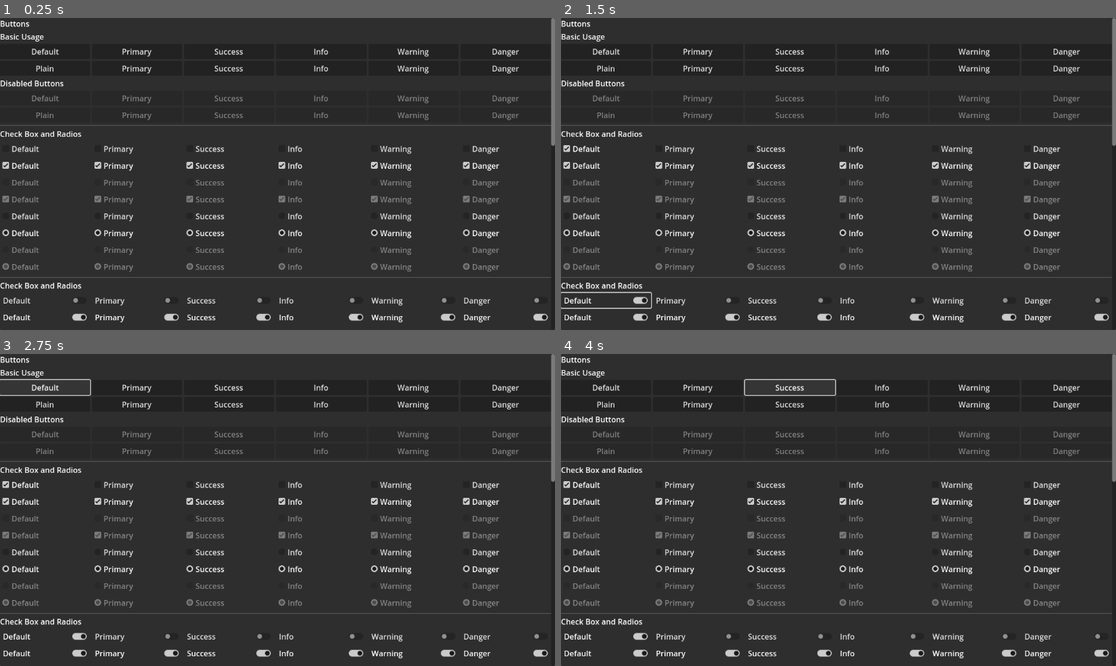
Above: before the commit, frames 1-4 (two rows, left to right).
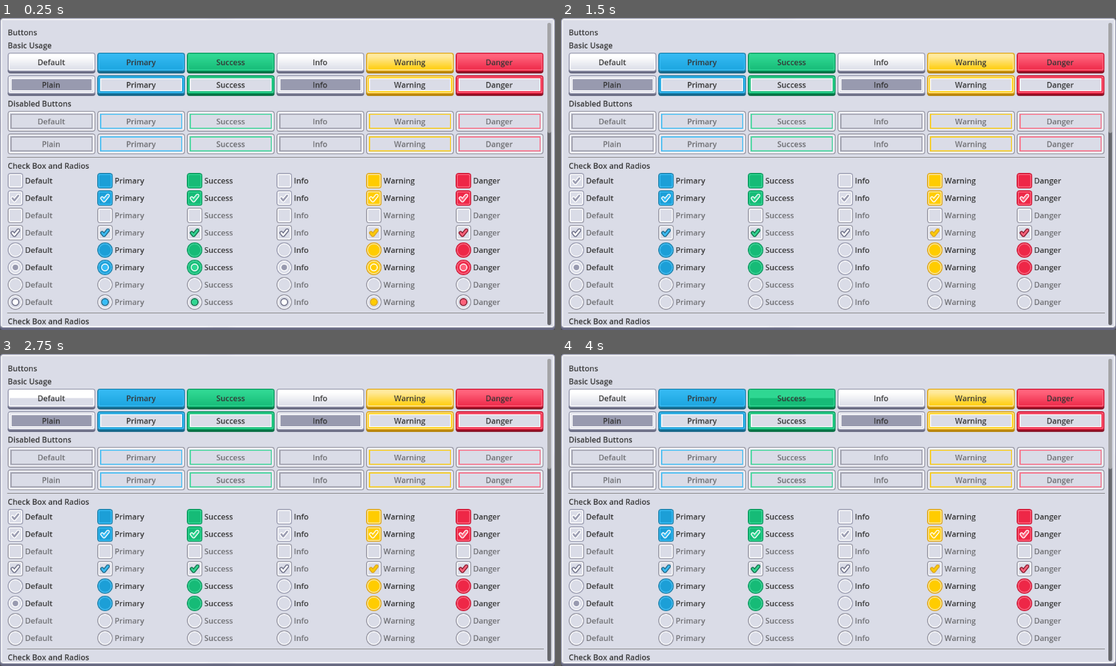
Above: after the commit, the same moments.

Repository: Kingsmai/kenney-ui-pack-starter-kit
Game: Godot game, scene res://main.tscn
Same seed, same stepped clock (60 frames per second), same inputs: the game is played once before the commit and once after it.
Inputs:
- Up to frame 1 (0.25 s): no input
- Up to frame 2 (1.5 s): click "Default" at 0.5 s; click "Default" at 1.25 s
- Up to frame 3 (2.75 s): click "Default" at 2 s
- Up to frame 4 (4 s): click "Primary" at 2.75 s; click "Success" at 3.5 s

The runs differ from the first frame. In frame 1, 99% of the frame differs, in the area x 0-100%, y 0-100%; in frame 2, 99%; in frame 3, 99%; in frame 4, 99%.

Commit message:
Update README.md

Diff:
--- /dev/null
+++ b/examples/banner_window.tscn
@@ -0,0 +1,189 @@
+[gd_scene load_steps=3 format=3 uid="uid://b3cfde1lhdl8f"]
+
+[ext_resource type="FontFile" uid="uid://cd640u5ba8et4" path="res://assets/Kenney Future.ttf" id="1_bw38l"]
+
+[sub_resource type="LabelSettings" id="LabelSettings_b25sr"]
+font = ExtResource("1_bw38l")
+font_size = 36
+font_color = Color(0.2, 0.2, 0.2, 1)
+
+[node name="BannerWindow" type="Window"]
+initial_position = 2
+size = Vector2i(800, 250)
+
+[node name="TabContainer" type="TabContainer" parent="."]
+anchors_preset = 15
+anchor_right = 1.0
+anchor_bottom = 1.0
+grow_horizontal = 2
+grow_vertical = 2
+current_tab = 0
+
+[node name="English" type="MarginContainer" parent="TabContainer"]
+layout_mode = 2
+metadata/_tab_index = 0
+
+[node name="VBoxContainer" type="VBoxContainer" parent="TabContainer/English"]
+layout_mode = 2
+
+[node name="Label" type="Label" parent="TabContainer/English/VBoxContainer"]
+layout_mode = 2
+text = "Kenney's UI Pack Starter Kit"
+label_settings = SubResource("LabelSettings_b25sr")
+horizontal_alignment = 1
+
+[node name="HBoxContainer" type="HBoxContainer" parent="TabContainer/English/VBoxContainer"]
+layout_mode = 2
+size_flags_vertical = 3
+
+[node name="Panel" type="PanelContainer" parent="TabContainer/English/VBoxContainer/HBoxContainer"]
+layout_mode = 2
+theme_type_variation = &"PanelPrimary"
+
+[node name="VBoxContainer" type="VBoxContainer" parent="TabContainer/English/VBoxContainer/HBoxContainer/Panel"]
+layout_mode = 2
+
+[node name="Panel" type="PanelContainer" parent="TabContainer/English/VBoxContainer/HBoxContainer/Panel/VBoxContainer"]
+layout_mode = 2
+size_flags_vertical = 3
+theme_type_variation = &"PanelDefaultFlat"
+
+[node name="Label" type="Label" parent="TabContainer/English/VBoxContainer/HBoxContainer/Panel/VBoxContainer/Panel"]
+layout_mode = 2
+text = "Would you like to gave us a star?"
+
+[node name="HBoxContainer" type="HBoxContainer" parent="TabContainer/English/VBoxContainer/HBoxContainer/Panel/VBoxContainer"]
+layout_mode = 2
+alignment = 1
+
+[node name="Button" type="Button" parent="TabContainer/English/VBoxContainer/HBoxContainer/Panel/VBoxContainer/HBoxContainer"]
+layout_mode = 2
+theme_type_variation = &"ButtonPrimaryPlain"
+text = "Sure!"
+
+[node name="Button2" type="Button" parent="TabContainer/English/VBoxContainer/HBoxContainer/Panel/VBoxContainer/HBoxContainer"]
+layout_mode = 2
+theme_type_variation = &"ButtonDanger"
+theme_override_colors/font_color = Color(1, 1, 1, 1)
+text = "Why Not?"
+
+[node name="VBoxContainer" type="VBoxContainer" parent="TabContainer/English/VBoxContainer/HBoxContainer"]
+layout_mode = 2
+size_flags_horizontal = 3
+alignment = 2
+
+[node name="Label" type="Label" parent="TabContainer/English/VBoxContainer/HBoxContainer/VBoxContainer"]
+layout_mode = 2
+text = "Development Progress"
+
+[node name="ProgressBar" type="ProgressBar" parent="TabContainer/English/VBoxContainer/HBoxContainer/VBoxContainer"]
+layout_mode = 2
+theme_type_variation = &"ProgressBarSuccess"
+value = 90.0
+
+[node name="HBoxContainer" type="HBoxContainer" parent="TabContainer/English/VBoxContainer/HBoxContainer/VBoxContainer"]
+layout_mode = 2
+
+[node name="CheckBox" type="CheckBox" parent="TabContainer/English/VBoxContainer/HBoxContainer/VBoxContainer/HBoxContainer"]
+layout_mode = 2
+size_flags_horizontal = 3
+theme_type_variation = &"CheckBoxPrimary"
+button_pressed = true
+text = "Fully Customizable!"
+
+[node name="CheckBox2" type="CheckBox" parent="TabContainer/English/VBoxContainer/HBoxContainer/VBoxContainer/HBoxContainer"]
+layout_mode = 2
+size_flags_horizontal = 3
+theme_type_variation = &"CheckBoxPrimary"
+button_pressed = true
+text = "Open Source"
+
+[node name="CheckBox3" type="CheckButton" parent="TabContainer/English/VBoxContainer/HBoxContainer/VBoxContainer/HBoxContainer"]
+layout_mode = 2
+theme_type_variation = &"CheckButtonDanger"
+text = "Paid"
+
+[node name="中文" type="MarginContainer" parent="TabContainer"]
+visible = false
+layout_mode = 2
+metadata/_tab_index = 1
+
+[node name="VBoxContainer" type="VBoxContainer" parent="TabContainer/中文"]
+layout_mode = 2
+
+[node name="Label" type="Label" parent="TabContainer/中文/VBoxContainer"]
+layout_mode = 2
+text = "Kenney's UI Pack Starter Kit"
+label_settings = SubResource("LabelSettings_b25sr")
+horizontal_alignment = 1
+
+[node name="HBoxContainer" type="HBoxContainer" parent="TabContainer/中文/VBoxContainer"]
+layout_mode = 2
+size_flags_vertical = 3
+
+[node name="Panel" type="PanelContainer" parent="TabContainer/中文/VBoxContainer/HBoxContainer"]
+layout_mode = 2
+theme_type_variation = &"PanelPrimary"
+
+[node name="VBoxContainer" type="VBoxContainer" parent="TabContainer/中文/VBoxContainer/HBoxContainer/Panel"]
+layout_mode = 2
+
+[node name="Panel" type="PanelContainer" parent="TabContainer/中文/VBoxContainer/HBoxContainer/Panel/VBoxContainer"]
+layout_mode = 2
+size_flags_vertical = 3
+theme_type_variation = &"PanelDefaultFlat"
+
+[node name="Label" type="Label" parent="TabContainer/中文/VBoxContainer/HBoxContainer/Panel/VBoxContainer/Panel"]
+layout_mode = 2
+text = "可以给此项目一颗星星吗？"
+
+[node name="HBoxContainer" type="HBoxContainer" parent="TabContainer/中文/VBoxContainer/HBoxContainer/Panel/VBoxContainer"]
+layout_mode = 2
+alignment = 1
+
+[node name="Button" type="Button" parent="TabContainer/中文/VBoxContainer/HBoxContainer/Panel/VBoxContainer/HBoxContainer"]
+layout_mode = 2
+theme_type_variation = &"ButtonPrimaryPlain"
+text = "好啊！"
+
+[node name="Button2" type="Button" parent="TabContainer/中文/VBoxContainer/HBoxContainer/Panel/VBoxContainer/HBoxContainer"]
+layout_mode = 2
+theme_type_variation = &"ButtonDanger"
+theme_override_colors/font_color = Color(1, 1, 1, 1)
+text = "嗯嗯可以！"
+
+[node name="VBoxContainer" type="VBoxContainer" parent="TabContainer/中文/VBoxContainer/HBoxContainer"]
+layout_mode = 2
+size_flags_horizontal = 3
+alignment = 2
+
+[node name="Label" type="Label" parent="TabContainer/中文/VBoxContainer/HBoxContainer/VBoxContainer"]
+layout_mode = 2
+text = "开发进度"
+
+[node name="ProgressBar" type="ProgressBar" parent="TabContainer/中文/VBoxContainer/HBoxContainer/VBoxContainer"]
+layout_mode = 2
+theme_type_variation = &"ProgressBarSuccess"
+value = 90.0
+
+[node name="HBoxContainer" type="HBoxContainer" parent="TabContainer/中文/VBoxContainer/HBoxContainer/VBoxContainer"]
+layout_mode = 2
+
+[node name="CheckBox" type="CheckBox" parent="TabContainer/中文/VBoxContainer/HBoxContainer/VBoxContainer/HBoxContainer"]
+layout_mode = 2
+size_flags_horizontal = 3
+theme_type_variation = &"CheckBoxPrimary"
+button_pressed = true
+text = "完全可自定义"
+
+[node name="CheckBox2" type="CheckBox" parent="TabContainer/中文/VBoxContainer/HBoxContainer/VBoxContainer/HBoxContainer"]
+layout_mode = 2
+size_flags_horizontal = 3
+theme_type_variation = &"CheckBoxPrimary"
+button_pressed = true
+text = "开源"
+
+[node name="CheckBox3" type="CheckButton" parent="TabContainer/中文/VBoxContainer/HBoxContainer/VBoxContainer/HBoxContainer"]
+layout_mode = 2
+theme_type_variation = &"CheckButtonDanger"
+text = "付费"
--- a/examples/tab_example.tscn
+++ b/examples/tab_example.tscn
@@ -43,12 +43,12 @@
 
 [node name="Tab 1" type="Control" parent="HboxContainer/PrimaryTabContainer"]
 layout_mode = 2
-metadata/_tab_index = 1
+metadata/_tab_index = 0
 
 [node name="Tab 2" type="Control" parent="HboxContainer/PrimaryTabContainer"]
 visible = false
 layout_mode = 2
-metadata/_tab_index = 2
+metadata/_tab_index = 1
 
 [node name="Tab 3" type="Control" parent="HboxContainer/PrimaryTabContainer"]
 visible = false
@@ -65,12 +65,12 @@
 
 [node name="Tab 1" type="Control" parent="HboxContainer/SuccessTabContainer"]
 layout_mode = 2
-metadata/_tab_index = 1
+metadata/_tab_index = 0
 
 [node name="Tab 2" type="Control" parent="HboxContainer/SuccessTabContainer"]
 visible = false
 layout_mode = 2
-metadata/_tab_index = 2
+metadata/_tab_index = 1
 
 [node name="Tab 3" type="Control" parent="HboxContainer/SuccessTabContainer"]
 visible = false
@@ -87,12 +87,12 @@
 
 [node name="Tab 1" type="Control" parent="HboxContainer/WarningTabContainer"]
 layout_mode = 2
-metadata/_tab_index = 1
+metadata/_tab_index = 0
 
 [node name="Tab 2" type="Control" parent="HboxContainer/WarningTabContainer"]
 visible = false
 layout_mode = 2
-metadata/_tab_index = 2
+metadata/_tab_index = 1
 
 [node name="Tab 3" type="Control" parent="HboxContainer/WarningTabContainer"]
 visible = false
@@ -109,12 +109,12 @@
 
 [node name="Tab 1" type="Control" parent="HboxContainer/DangerTabContainer"]
 layout_mode = 2
-metadata/_tab_index = 1
+metadata/_tab_index = 0
 
 [node name="Tab 2" type="Control" parent="HboxContainer/DangerTabContainer"]
 visible = false
 layout_mode = 2
-metadata/_tab_index = 2
+metadata/_tab_index = 1
 
 [node name="Tab 3" type="Control" parent="HboxContainer/DangerTabContainer"]
 visible = false
--- a/project.godot
+++ b/project.godot
@@ -16,13 +16,21 @@
 config/features=PackedStringArray("4.4", "Forward Plus")
 config/icon="res://icon.svg"
 
+[display]
+
+window/subwindows/embed_subwindows=false
+
 [dotnet]
 
 project/assembly_name="Kenney UI Pack Starter Kit"
 
 [editor_plugins]
 
-enabled=PackedStringArray("res://addons/SmoothScroll/plugin.cfg", "res://addons/theme_gen_save_sync/plugin.cfg")
+enabled=PackedStringArray("res://addons/theme_gen_save_sync/plugin.cfg")
+
+[gui]
+
+theme/custom="uid://bj1qmait3dk0"
 
 [maaacks_game_template]
 
Binary file added: assets/Kenney Future Narrow.ttf
Not shown, added: assets/Kenney Future Narrow.ttf.import
Binary file added: assets/Kenney Future.ttf
Not shown, added: assets/Kenney Future.ttf.import
Binary file added: docs/banner_image-zh.png
Not shown, added: docs/banner_image-zh.png.import
Binary file added: docs/banner_image.png
Not shown, added: docs/banner_image.png.import
Not shown, added: icon.svg.import
Not shown, changed: README.md
Not shown, added: README_zh-cn.md
